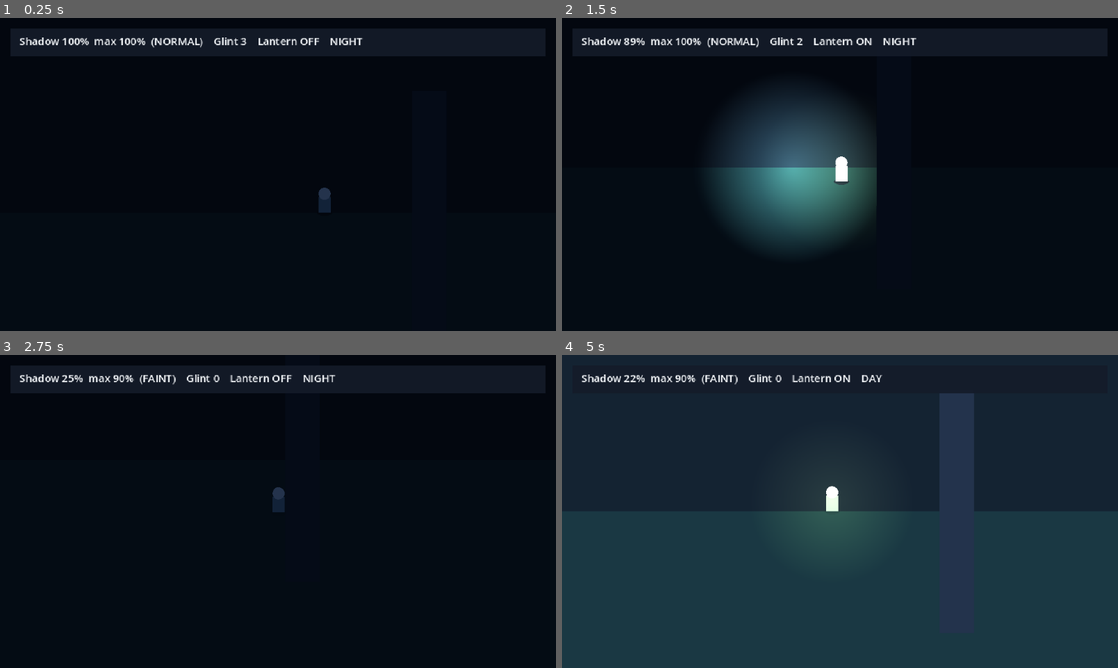
Above: before the commit, frames 1-4 (two rows, left to right).
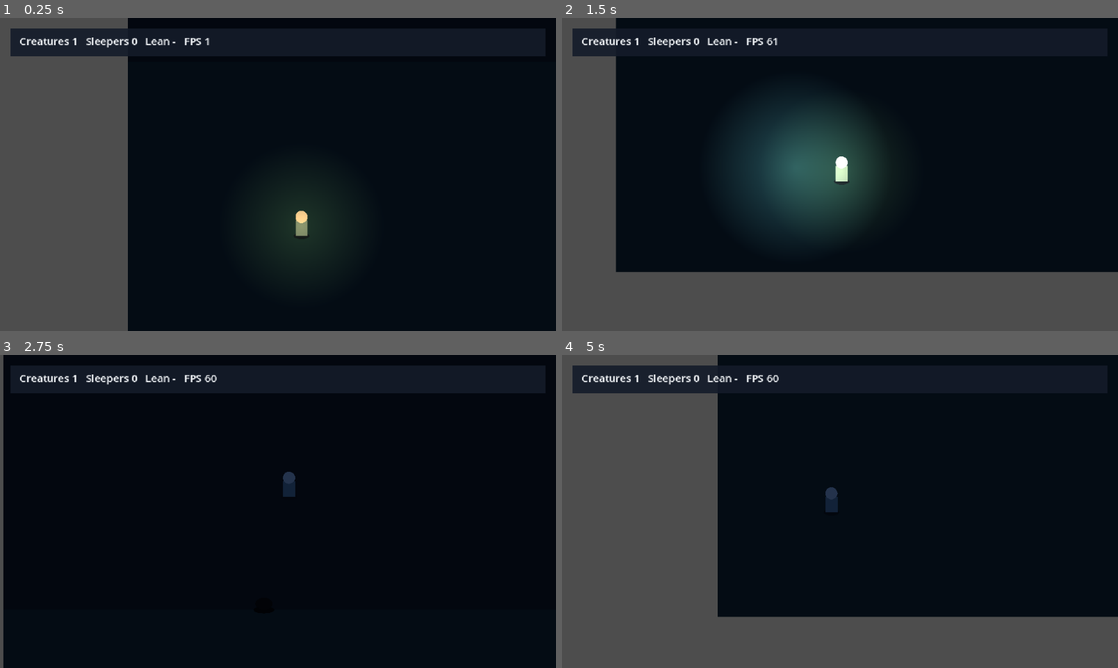
Above: after the commit, the same moments.

Repository: Chingkhei-lab/Dawnglass
Game: Godot game, scene res://scenes/debug/m4_creatures.tscn
The game is run twice, just before and just after one commit, with the same random seed, the same clock (stepped at 60 frames per second) and the same inputs. Before the commit the project starts from res://scenes/debug/m3_lights.tscn.
Inputs:
- Up to frame 1 (0.25 s): no input
- Up to frame 2 (1.5 s): hold D (move_right) 0.53-1.28 s; tap Q (glint) at 0.6 s; tap F (lantern) at 0.8, 1.35 s; hold S (move_down) from 1.28 s (still down)
- Up to frame 3 (2.75 s): tap Q (glint) at 1.55, 2.1 s; release S (move_down) at 2.03 s; hold D (move_right) from 2.03 s (still down); tap F (lantern) at 2.3 s
- Up to frame 4 (5 s): release D (move_right) at 2.78 s; hold W (move_up) 2.78-3.53 s; tap E (interact) at 2.85 s; tap Q (glint) at 3.05, 4.35 s; hold A (move_left) from 3.53 s (still down); tap F (lantern) at 3.6 s

The runs differ from the first frame. In frame 1, 25% of the frame differs, in the area x 0-66%, y 0-100%; in frame 2, 32%; in frame 3, 1.8%; in frame 4, 92%, in the area x 0-100%, y 0-100%.

Commit message:
M4: Walkers, Lurkers, Sleepers and shadow lean

Diff:
--- a/data/tuning.json
+++ b/data/tuning.json
@@ -30,6 +30,17 @@
     "glint_duration": 4.0,
     "obstacle_layer": 2
   },
+  "creatures": {
+    "walker_speed": 40.0,
+    "lurker_rush_speed": 70.0,
+    "lurker_trigger_radius": 120.0,
+    "lurker_lantern_notice_range": 140.0,
+    "contact_radius": 10.0,
+    "lean_range": 80.0,
+    "lean_max": 8.0,
+    "fps_count": 40,
+    "fps_target": 55.0
+  },
   "shadow": {
     "starting": 1.0,
     "maximum": 1.0,
--- a/project.godot
+++ b/project.godot
@@ -11,7 +11,7 @@
 [application]
 
 config/name="Dawnglass"
-run/main_scene="res://scenes/debug/m3_lights.tscn"
+run/main_scene="res://scenes/debug/m4_creatures.tscn"
 config/features=PackedStringArray("4.7", "Forward Plus")
 config/icon="res://icon.svg"
 
--- /dev/null
+++ b/scenes/creatures/lurker.tscn
@@ -0,0 +1,6 @@
+[gd_scene load_steps=2 format=3]
+
+[ext_resource type="Script" path="res://scripts/creatures/lurker.gd" id="1_lurker"]
+
+[node name="Lurker" type="Node2D"]
+script = ExtResource("1_lurker")
--- /dev/null
+++ b/scenes/creatures/walker.tscn
@@ -0,0 +1,6 @@
+[gd_scene load_steps=2 format=3]
+
+[ext_resource type="Script" path="res://scripts/creatures/walker.gd" id="1_walker"]
+
+[node name="Walker" type="Node2D"]
+script = ExtResource("1_walker")
--- /dev/null
+++ b/scenes/debug/m4_creatures.tscn
@@ -0,0 +1,53 @@
+[gd_scene load_steps=8 format=3]
+
+[ext_resource type="Script" path="res://scripts/debug/m4_test.gd" id="1_test"]
+[ext_resource type="PackedScene" path="res://scenes/keepers/maren.tscn" id="2_maren"]
+[ext_resource type="PackedScene" path="res://scenes/townsfolk/villager.tscn" id="3_villager"]
+[ext_resource type="Script" path="res://scripts/world/follow_camera.gd" id="4_camera"]
+[ext_resource type="Script" path="res://scripts/world/day_night_tint.gd" id="5_tint"]
+[ext_resource type="Script" path="res://scripts/ui/creature_readout.gd" id="6_readout"]
+
+[node name="M4CreaturesDebug" type="Node2D"]
+y_sort_enabled = true
+script = ExtResource("1_test")
+
+[node name="Background" type="Polygon2D" parent="."]
+z_index = -10
+polygon = PackedVector2Array(0, 0, 1024, 0, 1024, 640, 0, 640)
+color = Color(0.086, 0.145, 0.2, 1)
+
+[node name="Ground" type="Polygon2D" parent="."]
+z_index = -9
+polygon = PackedVector2Array(0, 320, 1024, 320, 1024, 640, 0, 640)
+color = Color(0.106, 0.231, 0.267, 1)
+
+[node name="Maren" parent="." instance=ExtResource("2_maren")]
+position = Vector2(200, 520)
+
+[node name="Villager" parent="." instance=ExtResource("3_villager")]
+position = Vector2(450, 320)
+
+[node name="Camera2D" type="Camera2D" parent="."]
+script = ExtResource("4_camera")
+target_path = NodePath("../Maren")
+
+[node name="Tint" type="CanvasModulate" parent="."]
+script = ExtResource("5_tint")
+
+[node name="UI" type="CanvasLayer" parent="."]
+
+[node name="Panel" type="ColorRect" parent="UI"]
+offset_left = 12.0
+offset_top = 12.0
+offset_right = 628.0
+offset_bottom = 44.0
+color = Color(0.078, 0.106, 0.161, 0.9)
+
+[node name="Readout" type="Label" parent="UI/Panel"]
+offset_left = 10.0
+offset_top = 6.0
+offset_right = 606.0
+offset_bottom = 26.0
+theme_override_colors/font_color = Color(0.957, 0.969, 0.98, 1)
+theme_override_font_sizes/font_size = 12
+script = ExtResource("6_readout")
--- /dev/null
+++ b/scenes/townsfolk/villager.tscn
@@ -0,0 +1,6 @@
+[gd_scene load_steps=2 format=3]
+
+[ext_resource type="Script" path="res://scripts/townsfolk/villager.gd" id="1_villager"]
+
+[node name="Villager" type="Node2D"]
+script = ExtResource("1_villager")
--- a/scripts/autoload/GameState.gd
+++ b/scripts/autoload/GameState.gd
@@ -4,3 +4,8 @@
 var bonds: Dictionary = {}
 var inventory: Dictionary = {}
 var flags: Dictionary = {}
+var sleepers: Array[String] = []
+
+func mark_sleeper(id: String) -> void:
+	if not sleepers.has(id):
+		sleepers.append(id)
--- /dev/null
+++ b/scripts/creatures/creature_base.gd
@@ -0,0 +1,71 @@
+extends Node2D
+
+var contact_enabled := true
+
+var _contact_radius := 0.0
+
+func _ready() -> void:
+	add_to_group("creatures")
+	_contact_radius = float(Data.require_value("creatures.contact_radius"))
+
+func _physics_process(delta: float) -> void:
+	if _in_daylight():
+		queue_free()
+		return
+	_behave(delta)
+	_check_contact()
+
+func _behave(_delta: float) -> void:
+	pass
+
+func _move_toward(point: Vector2, speed: float, delta: float) -> void:
+	var offset := point - global_position
+	if offset.length_squared() < 0.0001:
+		return
+	global_position += offset.normalized() * speed * delta
+
+func _nearest_person(max_distance := INF) -> Node:
+	var best: Node = null
+	var best_distance := max_distance
+	for person in get_tree().get_nodes_in_group("persons"):
+		if not person.has_method("is_takeable") or not person.is_takeable():
+			continue
+		var distance := global_position.distance_to(person.global_position)
+		if distance < best_distance:
+			best = person
+			best_distance = distance
+	return best
+
+func _in_daylight() -> bool:
+	for field in get_tree().get_nodes_in_group("daylight_fields"):
+		if field.has_method("is_point_lit") and field.is_point_lit(global_position):
+			return true
+	return false
+
+func _check_contact() -> void:
+	if not contact_enabled:
+		return
+	for person in get_tree().get_nodes_in_group("persons"):
+		if person.has_method("is_takeable") and not person.is_takeable():
+			continue
+		if global_position.distance_to(person.global_position) > _contact_radius:
+			continue
+		if person.has_method("take_shadow"):
+			person.take_shadow()
+		queue_free()
+		return
+
+func _draw() -> void:
+	_draw_silhouette()
+
+func _draw_silhouette() -> void:
+	draw_colored_polygon(_ellipse(Vector2(0, 0), Vector2(8, 3)), Color(0.04, 0.05, 0.08, 1))
+	draw_rect(Rect2(-6, -16, 12, 16), Color(0.06, 0.08, 0.12, 1))
+	draw_circle(Vector2(0, -19), 6.0, Color(0.06, 0.08, 0.12, 1))
+
+func _ellipse(center: Vector2, radii: Vector2) -> PackedVector2Array:
+	var points := PackedVector2Array()
+	for index in range(24):
+		var angle := TAU * float(index) / 24.0
+		points.append(center + Vector2(cos(angle) * radii.x, sin(angle) * radii.y))
+	return points
--- /dev/null
+++ b/scripts/creatures/lurker.gd
@@ -0,0 +1,56 @@
+extends "res://scripts/creatures/creature_base.gd"
+
+const STATE_HIDDEN := "hidden"
+const STATE_RUSH := "rush"
+
+var state := STATE_HIDDEN
+var target: Node = null
+
+var _trigger_radius := 0.0
+var _lantern_range := 0.0
+var _rush_speed := 0.0
+
+func _ready() -> void:
+	super._ready()
+	_trigger_radius = float(Data.require_value("creatures.lurker_trigger_radius"))
+	_lantern_range = float(Data.require_value("creatures.lurker_lantern_notice_range"))
+	_rush_speed = float(Data.require_value("creatures.lurker_rush_speed"))
+
+func _behave(delta: float) -> void:
+	if state == STATE_HIDDEN:
+		target = _notice()
+		if target != null:
+			state = STATE_RUSH
+		return
+	if target == null or not is_instance_valid(target):
+		_reset()
+		return
+	if target.has_method("is_takeable") and not target.is_takeable():
+		_reset()
+		return
+	_move_toward(target.global_position, _rush_speed, delta)
+
+func _notice() -> Node:
+	var person := _nearest_person(_trigger_radius)
+	if person != null:
+		return person
+	var holder: Node = null
+	var best := _lantern_range
+	for candidate in get_tree().get_nodes_in_group("persons"):
+		if not candidate.has_method("is_lantern_on") or not candidate.is_lantern_on():
+			continue
+		if not candidate.is_takeable():
+			continue
+		var distance := global_position.distance_to(candidate.global_position)
+		if distance <= best:
+			best = distance
+			holder = candidate
+	return holder
+
+func _reset() -> void:
+	state = STATE_HIDDEN
+	target = null
+
+func _draw_silhouette() -> void:
+	draw_colored_polygon(_ellipse(Vector2(0, 0), Vector2(12, 4)), Color(0.035, 0.045, 0.07, 1))
+	draw_colored_polygon(_ellipse(Vector2(0, -7), Vector2(10, 7)), Color(0.05, 0.07, 0.1, 1))
--- /dev/null
+++ b/scripts/creatures/walker.gd
@@ -0,0 +1,9 @@
+extends "res://scripts/creatures/creature_base.gd"
+
+var target: Node = null
+
+func _behave(delta: float) -> void:
+	target = _nearest_person()
+	if target == null:
+		return
+	_move_toward(target.global_position, float(Data.require_value("creatures.walker_speed")), delta)
--- /dev/null
+++ b/scripts/debug/m4_test.gd
@@ -0,0 +1,298 @@
+extends Node2D
+
+const RUNTIME_FRAMES := 10800
+const STEP_TIMEOUT := 3000
+const WALKER_SCENE := preload("res://scenes/creatures/walker.tscn")
+const LURKER_SCENE := preload("res://scenes/creatures/lurker.tscn")
+const BURST_SCENE := preload("res://scenes/lights/glint_burst.tscn")
+
+var failures := 0
+var testing := true
+var step := 0
+var step_frame := 0
+var runtime_left := RUNTIME_FRAMES
+var runtime_frame := 0
+
+var keeper: Node
+var villager: Node2D
+var readout: Label
+var person_taken_count := 0
+var walker: Node
+var lurker: Node
+var walker_start_distance := 0.0
+var target_before: Node
+var lurker_start := Vector2.ZERO
+var fps_sum := 0.0
+var fps_samples := 0
+
+func _ready() -> void:
+	Clock.time_scale = 0.0
+	Clock.phase = Clock.PHASE_NIGHT
+	Clock.phase_elapsed = 0.0
+	keeper = $Maren
+	villager = $Villager
+	readout = $UI/Panel/Readout
+	Events.person_taken.connect(_on_person_taken)
+	print("M4 TEST START")
+
+func _on_person_taken() -> void:
+	person_taken_count += 1
+
+func _physics_process(_delta: float) -> void:
+	if not testing:
+		_runtime_tick()
+		return
+	step_frame += 1
+	if step_frame > STEP_TIMEOUT:
+		_expect(false, "", "FAIL M4 step %d timed out" % step)
+		_finish()
+		return
+	match step:
+		0: _structure_step()
+		1: _walker_step()
+		2: _walker_lantern_step()
+		3: _lurker_lantern_step()
+		4: _lurker_person_step()
+		5: _daylight_step()
+		6: _sleeper_step()
+		7: _lean_step()
+		8: _readout_step()
+		9: _finish_step()
+
+func _structure_step() -> void:
+	if step_frame < 2:
+		return
+	_expect(villager.is_in_group("persons") and villager.is_takeable(),
+		"PASS M4 villager starts as a takeable person", "FAIL M4 villager is not a takeable person")
+	_expect(GameState.sleepers.is_empty(),
+		"PASS M4 no sleepers recorded at start", "FAIL M4 sleepers already recorded")
+	_expect(keeper.is_in_group("persons") and keeper.has_method("take_shadow"),
+		"PASS M4 keeper is a takeable person", "FAIL M4 keeper is not a takeable person")
+	_expect(keeper.has_method("shadow_lean"),
+		"PASS M4 keeper exposes shadow lean", "FAIL M4 keeper has no shadow lean")
+	_advance(1)
+
+func _walker_step() -> void:
+	if step_frame == 1:
+		villager.position = Vector2(700, 320)
+		keeper.position = Vector2(200, 520)
+		walker = _spawn(WALKER_SCENE, Vector2(500, 200))
+		walker_start_distance = walker.global_position.distance_to(villager.global_position)
+	elif step_frame == 121:
+		var distance: float = walker.global_position.distance_to(villager.global_position)
+		var moved := walker_start_distance - distance
+		_expect(moved > 40.0,
+			"PASS M4 Walker closes on nearest person (%.1f px)" % moved,
+			"FAIL M4 Walker only moved %.1f px" % moved)
+		_expect(walker.target == villager,
+			"PASS M4 Walker targets the nearest person", "FAIL M4 Walker target is wrong")
+		_clear_creatures()
+		_advance(2)
+
+func _walker_lantern_step() -> void:
+	if step_frame == 1:
+		villager.position = Vector2(550, 320)
+		keeper.position = Vector2(200, 520)
+		keeper.set_lantern(false)
+		walker = _spawn(WALKER_SCENE, Vector2(400, 300))
+	elif step_frame == 10:
+		target_before = walker.target
+		_expect(target_before == villager,
+			"PASS M4 Walker targets villager before lantern toggled",
+			"FAIL M4 Walker target before toggle is wrong")
+		keeper.set_lantern(true)
+	elif step_frame == 20:
+		_expect(walker.target == villager,
+			"PASS M4 Walker ignores a lit lantern", "FAIL M4 Walker diverted toward lantern")
+		_expect(not villager.taken,
+			"PASS M4 Walker did not take the villager from a distance", "FAIL M4 villager taken early")
+		keeper.set_lantern(false)
+		_clear_creatures()
+		_advance(3)
+
+func _lurker_lantern_step() -> void:
+	if step_frame == 1:
+		keeper.position = Vector2(300, 190)
+		keeper.set_lantern(false)
+		villager.position = Vector2(800, 320)
+		lurker = _spawn(LURKER_SCENE, Vector2(300, 320))
+		lurker_start = lurker.global_position
+	elif step_frame == 60:
+		var moved: float = lurker.global_position.distance_to(lurker_start)
+		_expect(lurker.state == "hidden" and moved < 2.0,
+			"PASS M4 Lurker waits while the lantern is unlit",
+			"FAIL M4 Lurker moved %.1f px without a lit lantern" % moved)
+		keeper.set_lantern(true)
+	elif step_frame == 64:
+		_expect(lurker.state == "rush" and lurker.target == keeper,
+			"PASS M4 Lurker notices a lit lantern at range",
+			"FAIL M4 Lurker did not notice the lit lantern")
+		keeper.set_lantern(false)
+		_clear_creatures()
+		_advance(4)
+
+func _lurker_person_step() -> void:
+	if step_frame == 1:
+		keeper.set_lantern(false)
+		villager.position = Vector2(380, 320)
+		lurker = _spawn(LURKER_SCENE, Vector2(300, 320))
+	elif step_frame == 5:
+		_expect(lurker.state == "rush" and lurker.target == villager,
+			"PASS M4 Lurker rushes a person who comes near",
+			"FAIL M4 Lurker ignored a nearby person")
+		_clear_creatures()
+		_advance(5)
+
+func _daylight_step() -> void:
+	if step_frame == 1:
+		keeper.position = Vector2(900, 80)
+		keeper.set_lantern(true)
+		villager.position = Vector2(700, 320)
+		_spawn(WALKER_SCENE, Vector2(600, 200))
+		_spawn(LURKER_SCENE, Vector2(650, 200))
+	elif step_frame == 31:
+		_expect(_creature_count() == 2,
+			"PASS M4 lantern light leaves creatures alive",
+			"FAIL M4 creatures died with only a lantern (%d left)" % _creature_count())
+		_spawn_burst(Vector2(625, 200), 2.0)
+	elif step_frame == 36:
+		_expect(_creature_count() == 0,
+			"PASS M4 Glint daylight destroys both creatures",
+			"FAIL M4 %d creatures survived the Glint" % _creature_count())
+		_clear_bursts()
+		keeper.set_lantern(false)
+		_advance(6)
+
+func _sleeper_step() -> void:
+	if step_frame == 1:
+		keeper.position = Vector2(200, 520)
+		villager.position = Vector2(700, 320)
+		person_taken_count = 0
+		_spawn(WALKER_SCENE, Vector2(700, 270))
+	elif step_frame == 121:
+		_expect(villager.taken and is_instance_valid(villager),
+			"PASS M4 taken villager stays in the world as a Sleeper",
+			"FAIL M4 villager did not become a Sleeper")
+		_expect(not villager.is_takeable(),
+			"PASS M4 Sleeper can no longer act", "FAIL M4 Sleeper is still takeable")
+		_expect(GameState.sleepers.has("villager"),
+			"PASS M4 Sleeper is marked in GameState", "FAIL M4 Sleeper not marked in GameState")
+		_expect(person_taken_count == 1,
+			"PASS M4 person_taken fired once", "FAIL M4 person_taken fired %d times" % person_taken_count)
+		_expect(_creature_count() == 0,
+			"PASS M4 creature leaves after taking a shadow", "FAIL M4 creature stayed after taking")
+		_advance(7)
+
+func _lean_step() -> void:
+	if step_frame == 1:
+		keeper.position = Vector2(300, 520)
+		_spawn(WALKER_SCENE, Vector2(350, 520))
+	elif step_frame == 5:
+		var lean: Vector2 = keeper.shadow_lean()
+		_expect(lean.length() > 0.5 and lean.x > 0.0,
+			"PASS M4 shadow leans toward a nearby creature (%.1f px)" % lean.length(),
+			"FAIL M4 shadow lean is %s" % lean)
+	elif step_frame == 6:
+		for creature in get_tree().get_nodes_in_group("creatures"):
+			creature.global_position = Vector2(500, 520)
+	elif step_frame == 8:
+		_expect(keeper.shadow_lean().length() < 0.001,
+			"PASS M4 shadow does not lean beyond the tuned range",
+			"FAIL M4 shadow leans beyond range: %s" % keeper.shadow_lean())
+		_clear_creatures()
+		_advance(8)
+
+func _readout_step() -> void:
+	if step_frame < 3:
+		return
+	_expect(readout.text.contains("Creatures") and readout.text.contains("Sleepers"),
+		"PASS M4 readout shows creatures and sleepers", "FAIL M4 readout: %s" % readout.text)
+	_advance(9)
+
+func _finish_step() -> void:
+	if step_frame < 2:
+		return
+	_finish()
+
+func _finish() -> void:
+	testing = false
+	if failures == 0:
+		print("M4 TESTS PASS")
+	else:
+		print("M4 TESTS FAIL (%d failures)" % failures)
+	if (OS.get_cmdline_args() + OS.get_cmdline_user_args()).has("--fast"):
+		get_tree().quit(failures)
+		return
+	print("M4 RUNTIME CHECK START")
+
+func _runtime_tick() -> void:
+	runtime_left -= 1
+	runtime_frame += 1
+	if runtime_frame == 1:
+		_spawn_perf_creatures()
+	elif runtime_frame > 60 and runtime_frame <= 660:
+		fps_sum += float(Engine.get_frames_per_second())
+		fps_samples += 1
+	elif runtime_frame == 661:
+		_check_performance()
+		_clear_creatures()
+	if runtime_left <= 0:
+		print("M4 RUNTIME CHECK COMPLETE")
+		get_tree().quit(failures)
+
+func _spawn_perf_creatures() -> void:
+	var count := int(Data.require_value("creatures.fps_count"))
+	for index in range(count):
+		var angle := TAU * float(index) / float(count)
+		var offset := Vector2(cos(angle), sin(angle)) * 120.0
+		var creature := _spawn(WALKER_SCENE, keeper.global_position + offset)
+		creature.contact_enabled = false
+	_expect(_creature_count() == count,
+		"PASS M4 %d creatures spawned for the FPS check" % count,
+		"FAIL M4 only %d creatures spawned" % _creature_count())
+
+func _check_performance() -> void:
+	var average := fps_sum / maxf(float(fps_samples), 1.0)
+	var target := float(Data.require_value("creatures.fps_target"))
+	_expect(average >= target,
+		"PASS M4 40 creatures average %.0f FPS" % average,
+		"FAIL M4 40 creatures average %.0f FPS" % average)
+
+func _spawn(scene: PackedScene, at: Vector2) -> Node2D:
+	var creature := scene.instantiate()
+	add_child(creature)
+	creature.global_position = at
+	return creature
+
+func _spawn_burst(at: Vector2, duration: float) -> Node2D:
+	var burst := BURST_SCENE.instantiate()
+	add_child(burst)
+	burst.global_position = at
+	burst.configure(
+		float(Data.require_value("lighting.glint_radius")),
+		duration,
+		int(Data.require_value("lighting.obstacle_layer"))
+	)
+	return burst
+
+func _clear_bursts() -> void:
+	for field in get_tree().get_nodes_in_group("daylight_fields"):
+		field.queue_free()
+
+func _clear_creatures() -> void:
+	for creature in get_tree().get_nodes_in_group("creatures"):
+		creature.queue_free()
+
+func _creature_count() -> int:
+	return get_tree().get_nodes_in_group("creatures").size()
+
+func _advance(next_step: int) -> void:
+	step = next_step
+	step_frame = 0
+
+func _expect(condition: bool, pass_text: String, fail_text: String) -> void:
+	if condition:
+		print(pass_text)
+	else:
+		print(fail_text)
+		failures += 1
--- a/scripts/keepers/keeper_controller.gd
+++ b/scripts/keepers/keeper_controller.gd
@@ -29,11 +29,13 @@
 @onready var interaction_probe: Area2D = $InteractionProbe
 
 var glint_charges := 0
+var taken := false
 var _shadow: Node = null
 var _lantern: PointLight2D = null
 var _elapsed := 0.0
 
 func _ready() -> void:
+	add_to_group("persons")
 	_bind_input()
 	_shadow = get_node_or_null("ShadowComponent")
 	_lantern = get_node_or_null("Lantern") as PointLight2D
@@ -41,6 +43,9 @@
 	_apply_lantern_radius()
 
 func _physics_process(delta: float) -> void:
+	if taken:
+		queue_redraw()
+		return
 	_elapsed += delta
 	var direction := Input.get_vector("move_left", "move_right", "move_up", "move_down")
 	velocity = direction * float(Data.require_value(speed_path))
@@ -68,6 +73,34 @@
 
 func is_lantern_on() -> bool:
 	return _lantern != null and _lantern.enabled
+
+func is_takeable() -> bool:
+	return not taken
+
+func take_shadow() -> void:
+	if taken:
+		return
+	taken = true
+	GameState.mark_sleeper(name)
+	Events.person_taken.emit()
+
+func shadow_lean() -> Vector2:
+	var lean_range := float(Data.require_value("creatures.lean_range"))
+	var nearest: Node2D = null
+	var nearest_distance := lean_range
+	for node in get_tree().get_nodes_in_group("creatures"):
+		var creature := node as Node2D
+		if creature == null:
+			continue
+		var distance := global_position.distance_to(creature.global_position)
+		if distance <= nearest_distance:
+			nearest = creature
+			nearest_distance = distance
+	if nearest == null:
+		return Vector2.ZERO
+	var direction := (nearest.global_position - global_position).normalized()
+	var strength := 1.0 - nearest_distance / maxf(lean_range, 0.001)
+	return direction * float(Data.require_value("creatures.lean_max")) * strength
 
 func fire_glint() -> bool:
 	if glint_charges <= 0:
@@ -160,7 +193,11 @@
 	var shadow_alpha := 0.8
 	if _shadow != null:
 		shadow_alpha = _shadow.visual_alpha(_elapsed)
-	draw_colored_polygon(_ellipse(Vector2(0, 0), Vector2(9, 3.5)), Color(0.078, 0.106, 0.161, shadow_alpha))
+	var lean := shadow_lean()
+	draw_colored_polygon(
+		_ellipse(lean, Vector2(9.0 + lean.length() * 0.25, 3.5)),
+		Color(0.078, 0.106, 0.161, shadow_alpha)
+	)
 	draw_rect(Rect2(-7, -18, 14, 18), Color("#7CA5B8"))
 	draw_circle(Vector2(0, -22), 7.0, Color("#F4F7FA"))
 
--- /dev/null
+++ b/scripts/townsfolk/villager.gd
@@ -0,0 +1,35 @@
+extends Node2D
+
+@export var villager_id := "villager"
+
+var taken := false
+
+func _ready() -> void:
+	add_to_group("persons")
+
+func is_takeable() -> bool:
+	return not taken
+
+func take_shadow() -> void:
+	if taken:
+		return
+	taken = true
+	GameState.mark_sleeper(villager_id)
+	Events.person_taken.emit()
+	queue_redraw()
+
+func _draw() -> void:
+	if taken:
+		draw_colored_polygon(_ellipse(Vector2(0, -4), Vector2(12, 3)), Color("#141B29"))
+		draw_rect(Rect2(-12, -10, 24, 6), Color("#5C7891"))
+		return
+	draw_colored_polygon(_ellipse(Vector2(0, 0), Vector2(9, 3.5)), Color("#141B29"))
+	draw_rect(Rect2(-7, -18, 14, 18), Color("#7CA5B8"))
+	draw_circle(Vector2(0, -22), 7.0, Color("#F4F7FA"))
+
+func _ellipse(center: Vector2, radii: Vector2) -> PackedVector2Array:
+	var points := PackedVector2Array()
+	for index in range(24):
+		var angle := TAU * float(index) / 24.0
+		points.append(center + Vector2(cos(angle) * radii.x, sin(angle) * radii.y))
+	return points
--- /dev/null
+++ b/scripts/ui/creature_readout.gd
@@ -0,0 +1,13 @@
+extends Label
+
+func _physics_process(_delta: float) -> void:
+	text = "Creatures %d   Sleepers %d   Lean %s   FPS %d" % [
+		get_tree().get_nodes_in_group("creatures").size(),
+		GameState.sleepers.size(),
+		"ON" if _leaning() else "-",
+		Engine.get_frames_per_second(),
+	]
+
+func _leaning() -> bool:
+	var keeper := get_node_or_null("../../../Maren")
+	return keeper != null and keeper.shadow_lean().length() > 0.1
Not shown, changed: docs/PROGRESS.md
